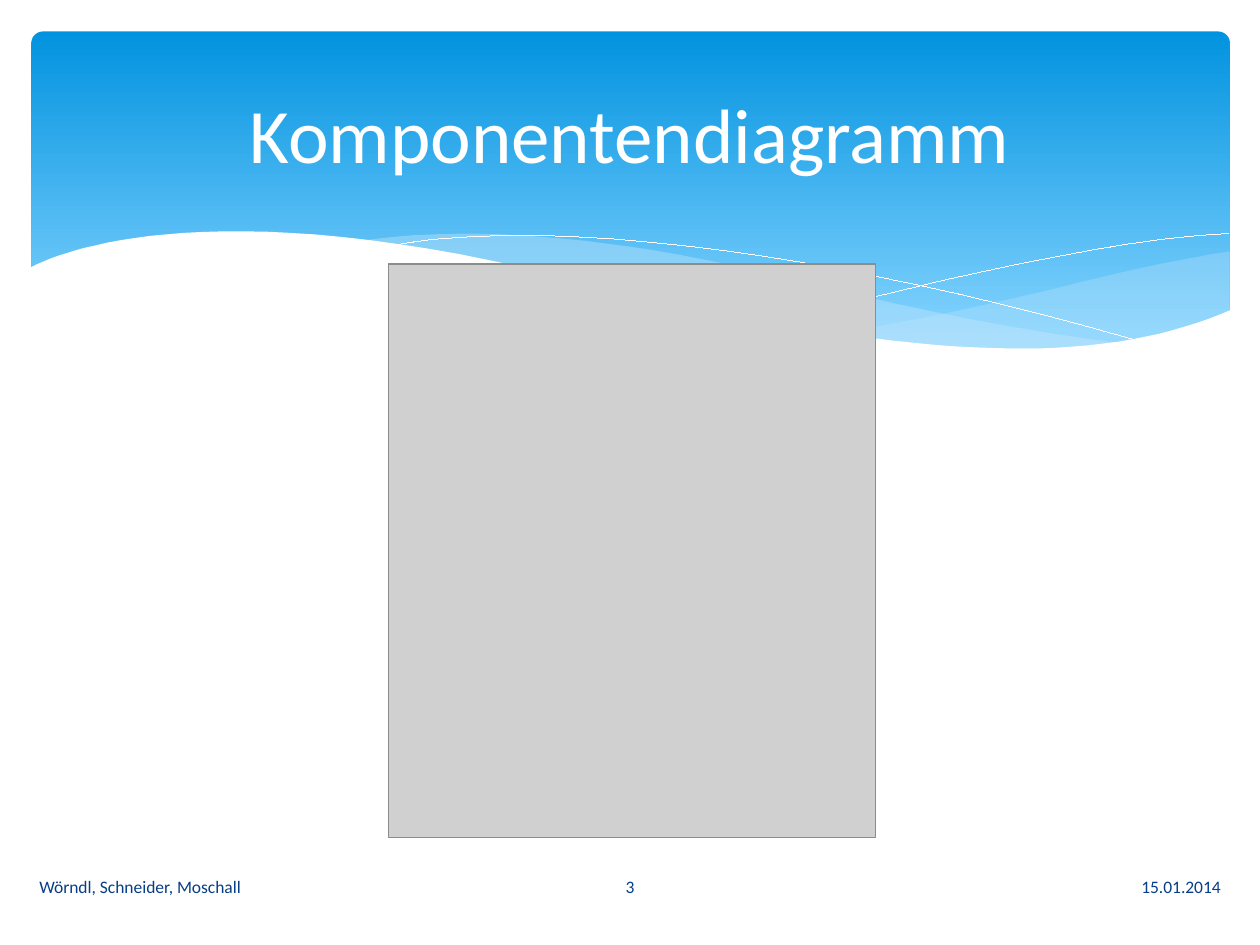
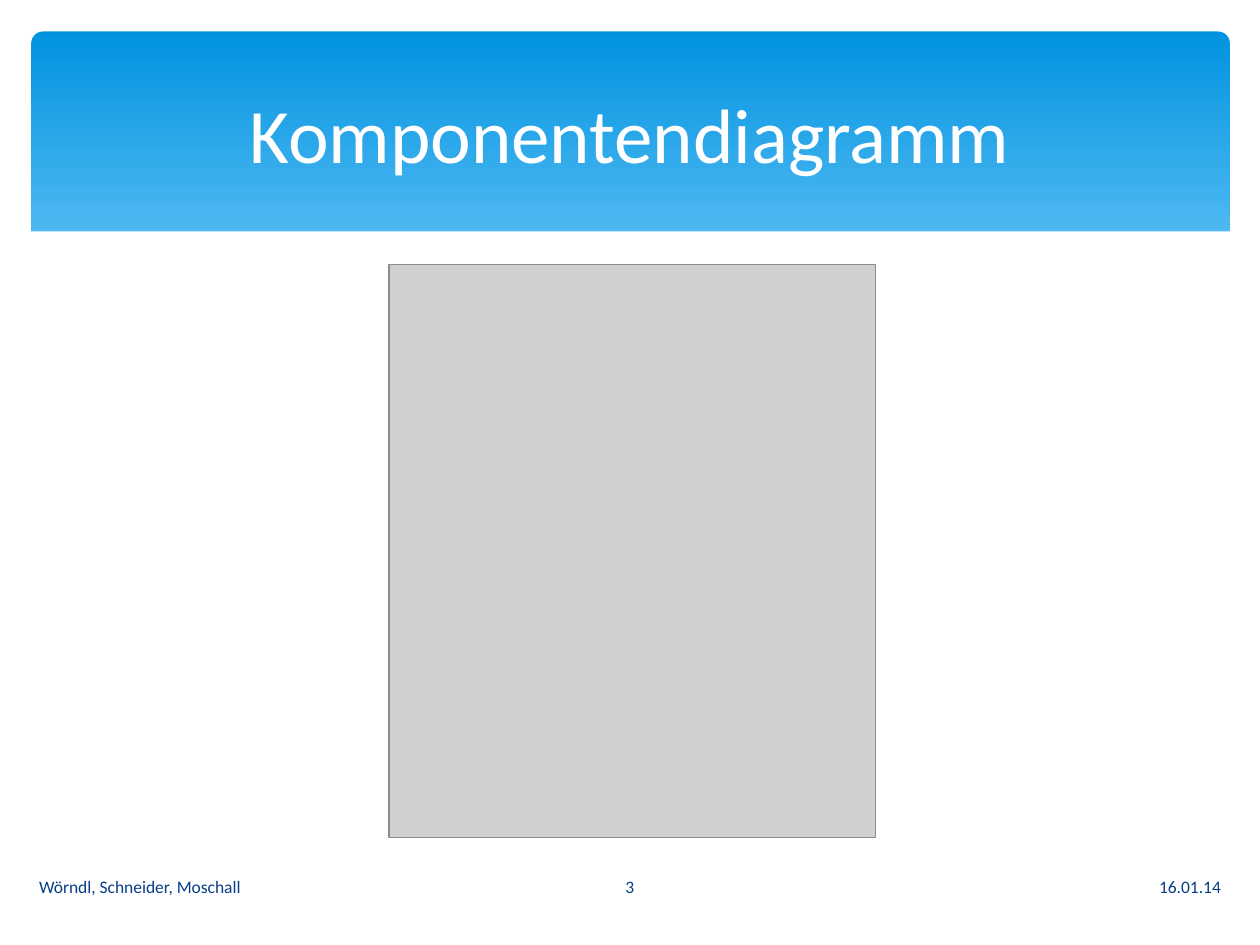
Before and after one commit to mapus/Horstware, a slide deck: slide 3 of doc/Präsentation.pptx. Drawn at 1260x945 pixels with LibreOffice and Linux fonts; fonts in the diff are those of the drawing; grey boxes stand for pictures. Boxes give left, top, right and bottom in pixels: in the first picture for what was removed or moved away, otherwise in the second. Text is boxed around its words. In the diff, an @@ line names an element or a change of style, - is before the commit and + after.

```diff
--- a/doc/Präsentation.pptx
+++ b/doc/Präsentation.pptx
@@ group removed at (29,232,1231,415): 5 freeform shapes @@
@@ rectangle added at (29,232,1231,415), fill #FFFFFF @@
@@ rectangle added at (772,233,1228,323), outline #FFFFFF 0.75 pt @@
@@ rectangle added at (833,252,1230,350), fill #C6E7FC @@
@@ text at (1159,881,1221,893): text changed @@
-15.01.2014
+16.01.14
```
Also in this commit, not shown: 3 other slides changed, 5 slides added.
